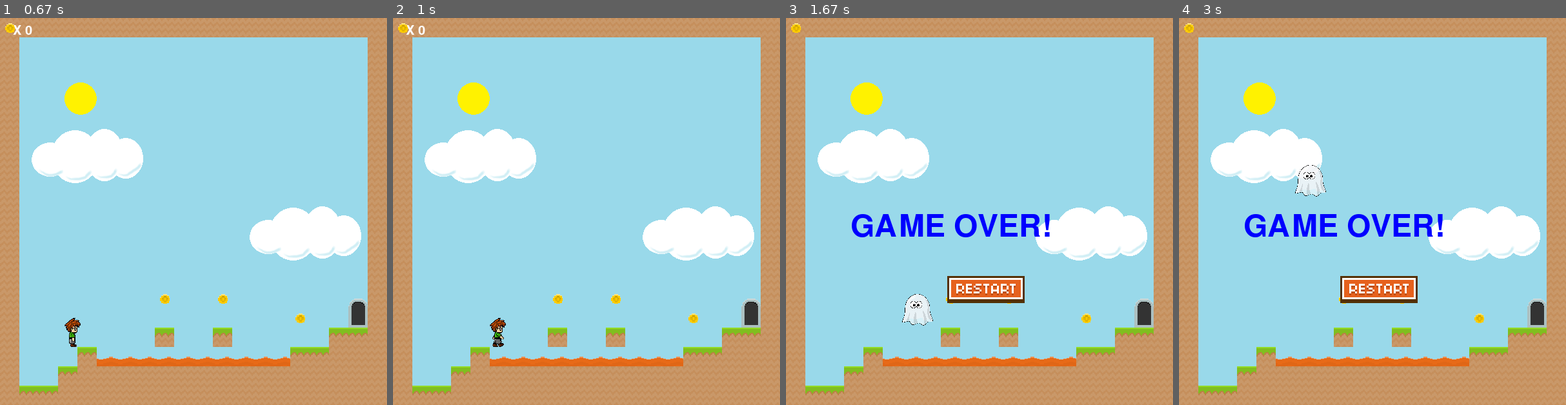
Above: before the commit, frames 1-4 (left to right).
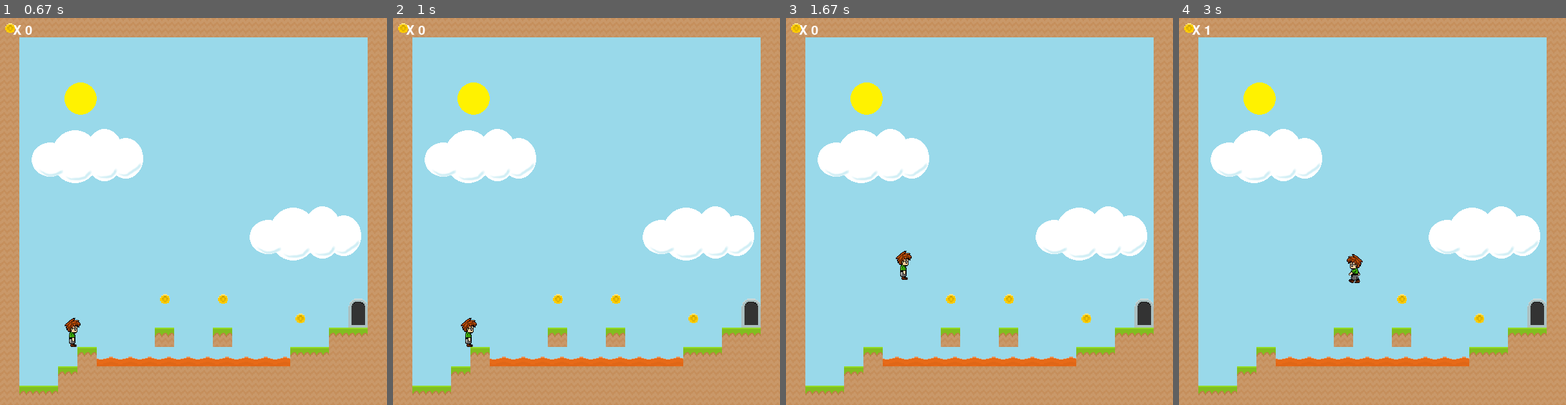
Above: after the commit, the same moments.

Repository: Veyouu/Platformer-Py-1
Game: pygame game, started from PyGame Test.py
Same seed, same stepped clock (60 frames per second), same inputs: the game is played once before the commit and once after it.
Inputs (mouse positions are in pixels of both pictures, inside the frame that each line leads up to):
- Up to frame 1 (0.67 s): click (178, 226) at 0.38 s
- Up to frame 2 (1 s): hold Esc from 0.67 s (still down); hold Right from 0.67 s (still down); move the mouse to (586, 234) at 0.7 s
- Up to frame 3 (1.67 s): release Esc at 1.13 s; release Right at 1.13 s; hold Esc 1.17-1.63 s; hold Right 1.17-1.63 s; tap Space at 1.23, 1.53 s
- Up to frame 4 (3 s): hold Right 1.67-2.13 s; tap Space at 1.73, 2.03, 2.23, 2.53, 2.73 s; hold Right 2.17-2.63 s; hold Left from 2.67 s (still down)

Frame 1 is identical in both runs. In frame 2, 0.4% of the frame differs, in the area x 17-30%, y 77-85%; in frame 3, 3.6%, in the area x 3-69%, y 1-80%; in frame 4, 3.5%.

Commit message:
ADDED PAUSE FUNCTION

Diff:
--- a/PyGame Test.py
+++ b/PyGame Test.py
@@ -190,7 +190,6 @@
             if pygame.sprite.spritecollide(self, lava_group, False):
                 game_over = -1
                 game_over_fx.play()
-
 
 
         #check collision with exit
@@ -372,7 +371,6 @@
         self.rect.center = (x, y)
 
 
-
 class Exit(pygame.sprite.Sprite):
     def __init__(self, x, y):
         pygame.sprite.Sprite.__init__(self)
@@ -381,8 +379,6 @@
         self.rect = self.image.get_rect()
         self.rect.x = x
         self.rect.y = y
-
-
 
 
 player = Player(100, screen_height - 130)
@@ -402,79 +398,91 @@
     pickle_In  = open(f'level{level}_data', 'rb')
     world_data = pickle.load(pickle_In)
 
-
 world = World(world_data)
 #create buttons
 restart_button = Button(screen_width // 2 - 50, screen_height // 2 + 100, restart_img)
 start_button = Button(screen_width // 2 - start_img.get_width() - 20, screen_height // 2, start_img)
 exit_button = Button(screen_width // 2 + 20, screen_height // 2, exit_btn)
 
+pause = False
 run = True
 while run:
     clock.tick(fps)
 
-    screen.blit(bg_img, (0, 0))
-    screen.blit(sun_img, (100, 100))
-
-    if main_menu == True:
-        if exit_button.draw():
-            run = False
-        if start_button.draw():
-            main_menu = False
-
+    #IF PAUSED.
+    if pause:
+        #SHOW MENU
+
+
+        pass
     else:
-        world.draw()
-
-        if game_over == 0:
-            blob_group.update()
-            platform_group.update()
-			#update score
-			#check if a coin has been collected
-            if pygame.sprite.spritecollide(player, coin_group, True):
-                score += 1
-                coin_fx.play()
-            draw_text('X ' + str(score), font_score, white, tile_size - 10, 10)
-
-
-        blob_group.draw(screen)
-        platform_group.draw(screen)
-        lava_group.draw(screen)
-        coin_group.draw(screen)
-        exit_group.draw(screen)
-
-        game_over = player.update(game_over)
-
-
-        #if player has died
-        if game_over == -1:
-            if restart_button.draw():
-                world_data == []
-                world = reset_level(level)
-                game_over = 0
-
-        #if player has completed level
-        if game_over == 1:
-            #reset game/ go to next level
-            level += 1
-            if level <= max_levels:
-                #reset level
-                world_data == []
-                world = reset_level(level)
-                game_over = 0
-            else:
-                draw_text('YOU WIN!', font, blue, (screen_width // 2) - 140, screen_height // 2)
+        screen.blit(bg_img, (0, 0))
+        screen.blit(sun_img, (100, 100))
+
+        if main_menu == True:
+            if exit_button.draw():
+                run = False
+            if start_button.draw():
+                main_menu = False
+
+        else:
+            world.draw()
+
+            if game_over == 0:
+                blob_group.update()
+                platform_group.update()
+                #update score
+                #check if a coin has been collected
+                if pygame.sprite.spritecollide(player, coin_group, True):
+                    score += 1
+                    coin_fx.play()
+                draw_text('X ' + str(score), font_score, white, tile_size - 10, 10)
+
+            blob_group.draw(screen)
+            platform_group.draw(screen)
+            lava_group.draw(screen)
+            coin_group.draw(screen)
+            exit_group.draw(screen)
+
+            game_over = player.update(game_over)
+
+            #if player has died
+            if game_over == -1:
                 if restart_button.draw():
-                    level = 1
-					#reset level
-                    world_data = []
+                    world_data == []
                     world = reset_level(level)
                     game_over = 0
-                    score = 0
-
+
+            #if player has completed level
+            if game_over == 1:
+                #reset game/ go to next level
+                level += 1
+                if level <= max_levels:
+                    #reset level
+                    world_data == []
+                    world = reset_level(level)
+                    game_over = 0
+                else:
+                    draw_text('YOU WIN!', font, blue, (screen_width // 2) - 140, screen_height // 2)
+                    if restart_button.draw():
+                        level = 1
+                        #reset level
+                        world_data = []
+                        world = reset_level(level)
+                        game_over = 0
+                        score = 0
 
     for event in pygame.event.get():
         if event.type == pygame.QUIT:
             run = False
+        if event.type == pygame.KEYDOWN:
+            if event.key == pygame.K_ESCAPE and main_menu == False and game_over == 0:
+                #PRESS ESCAPE TO PAUSE
+                if pause:
+                    pause = False
+                else:
+                    pause = True
+                print(pause)
 
     pygame.display.update()
 
Not shown, added: package-lock.json
